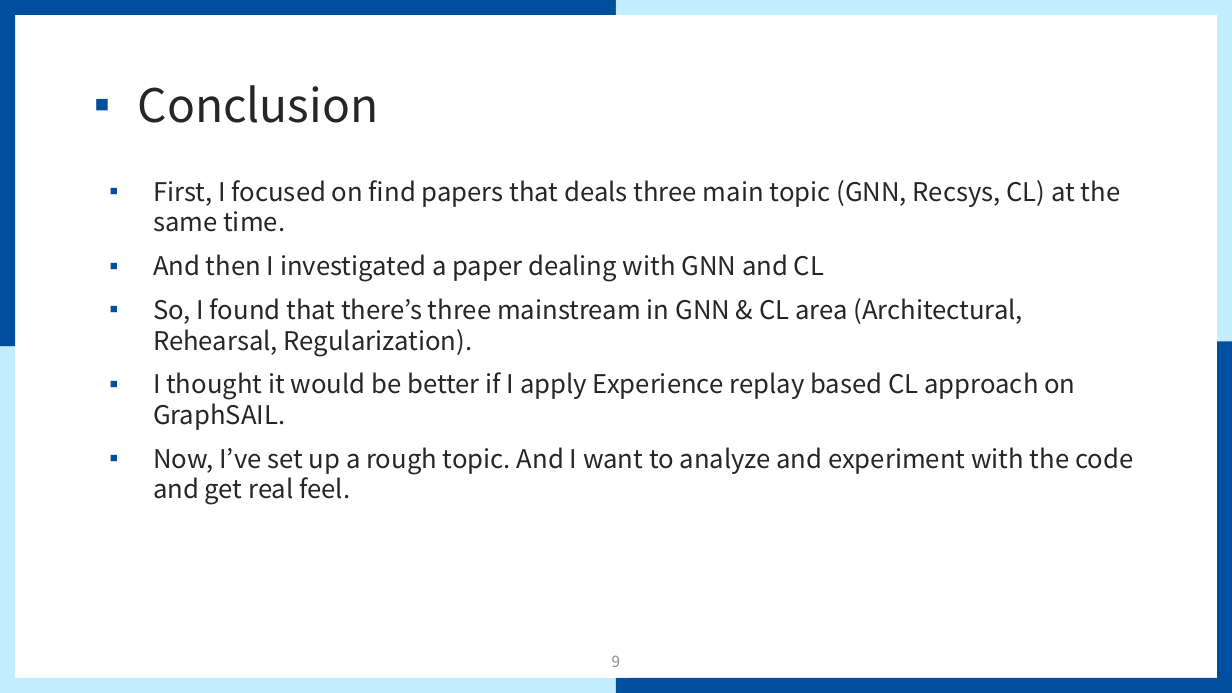
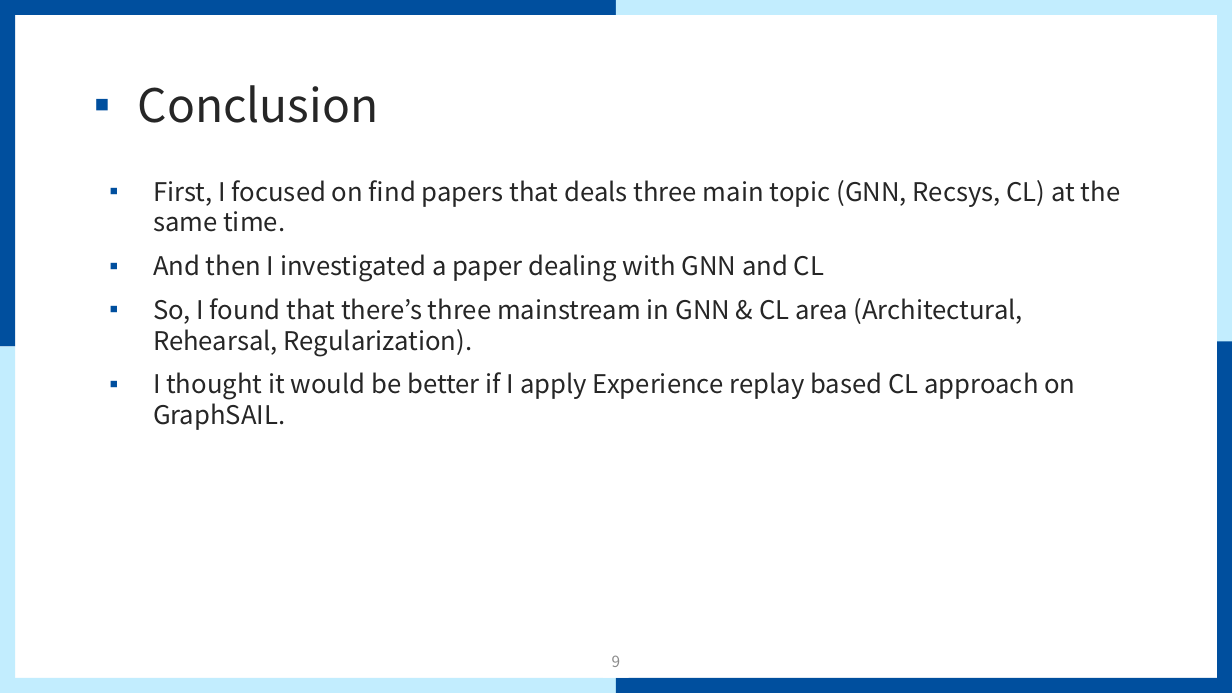
Before and after one commit to mmvv11/GraduateStudies, a slide deck: slide 9 of papers/papersForKCC/V2_논문 관련 조사 및 아이디어.pptx. Drawn at 1232x693 pixels with LibreOffice and Linux fonts; fonts in the diff are those of the drawing; background and template pictures are left out. Boxes give left, top, right and bottom in pixels: in the first picture for what was removed or moved away, otherwise in the second. Text is boxed around its words. In the diff, an @@ line names an element or a change of style, - is before the commit and + after.

```diff
--- a/papers/papersForKCC/V2_논문 관련 조사 및 아이디어.pptx
+++ b/papers/papersForKCC/V2_논문 관련 조사 및 아이디어.pptx
@@ text at [153,447,1133,505]: paragraph removed @@
-▪ Now, I’ve set up a rough topic. And I want to analyze and experiment with the code and get real feel.
```
Also in this commit, not shown: 1 slide added.
